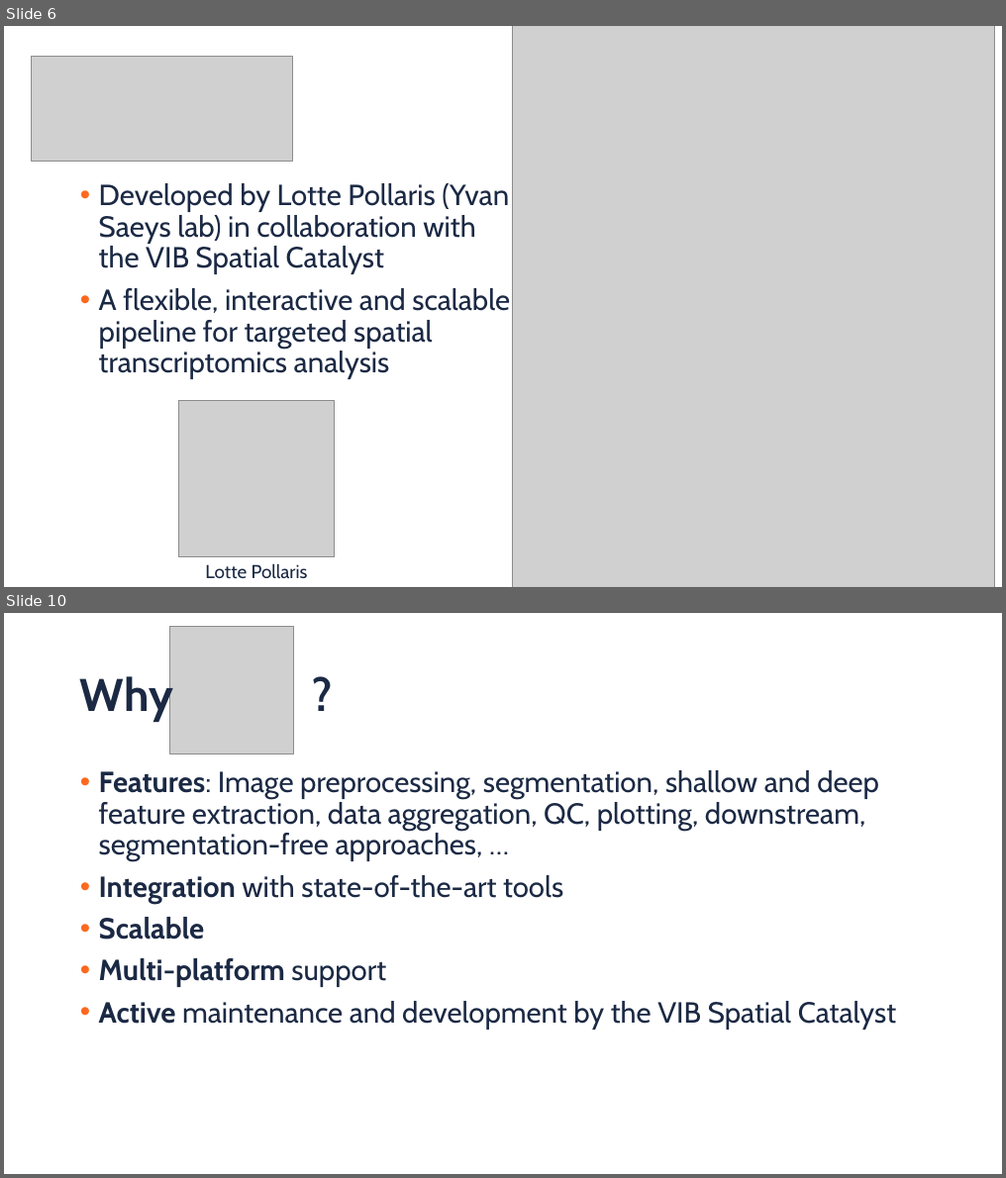
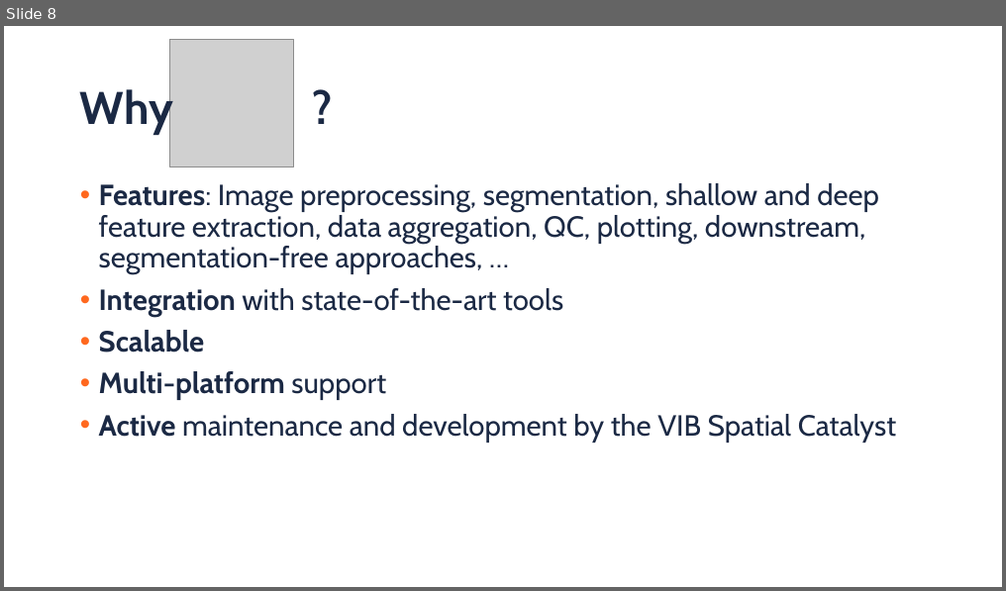
Before and after one commit to vibspatial/targeted_transcriptomics_training, a slide deck: presentations/Introduction.pptx. Shown one above the other, each under a label of ours: slides 6 and 10 before the commit, slide 8 after it; the slides between them are not shown. The pictures are 1006x1178 and 1006x591 pixels, drawn with LibreOffice and Linux fonts; fonts in the diff are those of the drawing; grey boxes stand for pictures; background and template pictures are left out. Boxes give left, top, right and bottom in pixels: in the first picture for what was removed or moved away, otherwise in the second. Text is boxed around its words. In the diff, an @@ line names an element or a change of style, - is before the commit and + after.

```diff
--- a/presentations/Introduction.pptx
+++ b/presentations/Introduction.pptx
@@ slide 6 removed at [4,26,1002,587], background picture (left out) @@
@@ picture removed at [512,26,994,587] @@
@@ picture removed at [32,57,293,161] @@
@@ text removed at [99,183,510,379] @@
-• Developed by Lotte Pollaris (Yvan Saeys lab) in collaboration with the VIB Spatial Catalyst
-• A flexible, interactive and scalable pipeline for targeted spatial transcriptomics analysis
@@ picture removed at [178,401,334,557] @@
@@ text removed at [205,565,308,579] @@
-Lotte Pollaris
@@ what was slide 10 is now slide 8 @@
```
Also in this commit, not shown: 4 slides changed, 1 other slide removed, 1 other file.
